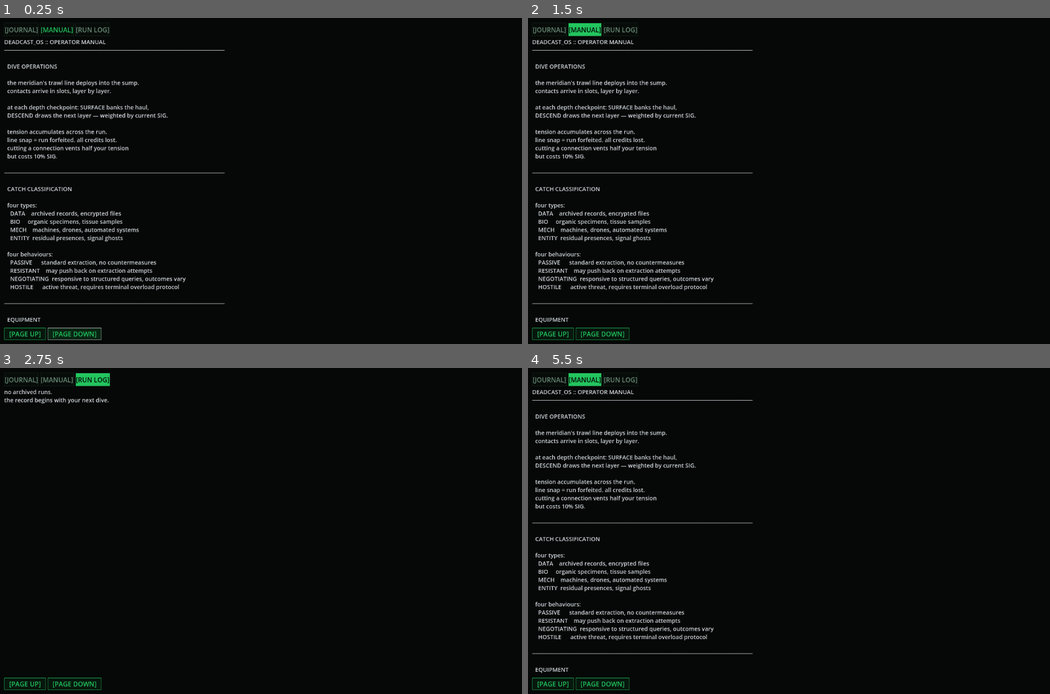
Above: before the commit, frames 1-4 (two rows, left to right).
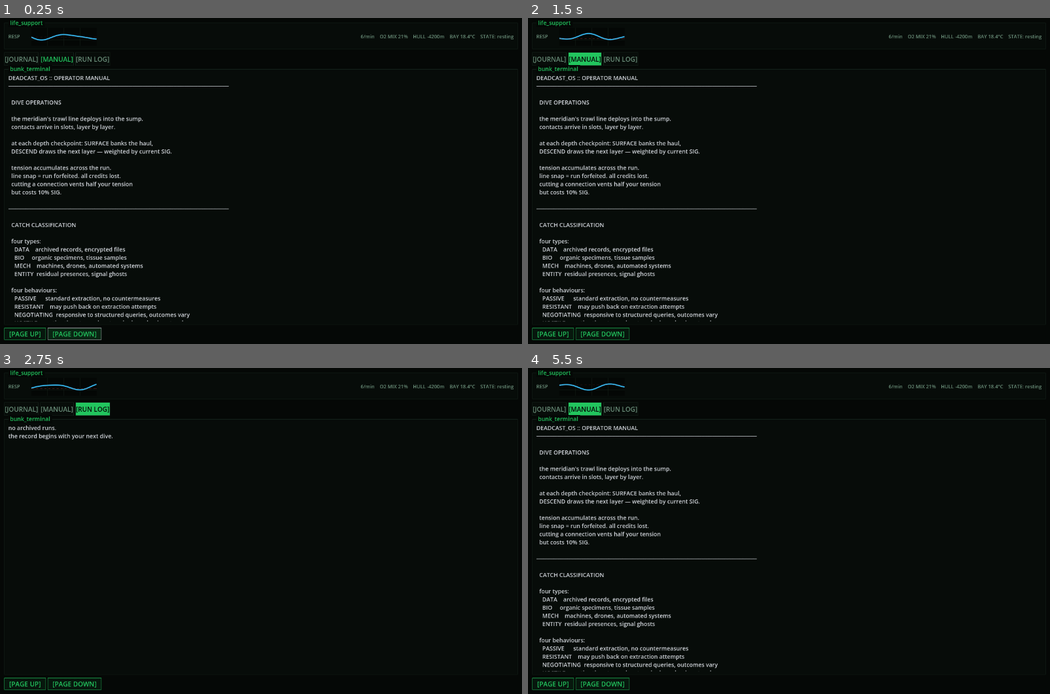
Above: after the commit, the same moments.

Repository: Teeohbee/deadcast
Game: Godot game, scene res://scenes/barge_hub/Bunk.tscn
Two runs of this game, one before a commit and one after it. Both use one fixed random seed, a clock stepped at 60 frames per second and the inputs below. This scene is started directly instead of the project's main scene.
Inputs:
- Up to frame 1 (0.25 s): no input
- Up to frame 2 (1.5 s): click "[JOURNAL]" at 0.5 s; click "[MANUAL]" at 1.25 s
- Up to frame 3 (2.75 s): click "[RUN LOG]" at 2 s
- Up to frame 4 (5.5 s): click "[PAGE UP]" at 2.75 s; click "[PAGE DOWN]" at 3.5 s; click "[JOURNAL]" at 4.25 s; click "[MANUAL]" at 5 s

The runs differ from the first frame. In frame 1, 7.9% of the frame differs, in the area x 0-100%, y 0-94%; in frame 2, 8.2%; in frame 3, 1.8%; in frame 4, 8.3%.

Commit message:
feat: frame Bunk reader and add life_support strip

Diff:
--- a/scenes/barge_hub/Bunk.gd
+++ b/scenes/barge_hub/Bunk.gd
@@ -3,8 +3,8 @@
 
 enum Mode { JOURNAL, MANUAL, LOG }
 
-@onready var content_label: RichTextLabel = $MarginContainer/VBoxContainer/ScrollContainer/JournalLabel
-@onready var scroll_container: ScrollContainer = $MarginContainer/VBoxContainer/ScrollContainer
+@onready var content_label: RichTextLabel = $MarginContainer/VBoxContainer/ReaderPanel/ScrollContainer/JournalLabel
+@onready var scroll_container: ScrollContainer = $MarginContainer/VBoxContainer/ReaderPanel/ScrollContainer
 @onready var page_up_btn: Button = $MarginContainer/VBoxContainer/PageButtons/PageUpButton
 @onready var page_down_btn: Button = $MarginContainer/VBoxContainer/PageButtons/PageDownButton
 @onready var journal_toggle: Button = $MarginContainer/VBoxContainer/ToggleRow/JournalToggle
--- a/scenes/barge_hub/Bunk.tscn
+++ b/scenes/barge_hub/Bunk.tscn
@@ -1,6 +1,8 @@
-[gd_scene load_steps=2 format=3]
+[gd_scene load_steps=4 format=3]
 
 [ext_resource type="Script" path="res://scenes/barge_hub/Bunk.gd" id="1_bunk"]
+[ext_resource type="Script" path="res://scenes/barge_hub/panels/terminal_panel.gd" id="2_tp"]
+[ext_resource type="PackedScene" path="res://scenes/barge_hub/panels/LifeSupportStrip.tscn" id="3_lss"]
 
 [node name="Bunk" type="Control"]
 script = ExtResource("1_bunk")
@@ -28,6 +30,9 @@
 theme_override_constants/margin_bottom = 12
 
 [node name="VBoxContainer" type="VBoxContainer" parent="MarginContainer"]
+theme_override_constants/separation = 8
+
+[node name="LifeSupportStrip" parent="MarginContainer/VBoxContainer" instance=ExtResource("3_lss")]
 
 [node name="ToggleRow" type="HBoxContainer" parent="MarginContainer/VBoxContainer"]
 
@@ -40,12 +45,16 @@
 [node name="RunLogToggle" type="Button" parent="MarginContainer/VBoxContainer/ToggleRow"]
 text = "[RUN LOG]"
 
-[node name="ScrollContainer" type="ScrollContainer" parent="MarginContainer/VBoxContainer"]
+[node name="ReaderPanel" type="PanelContainer" parent="MarginContainer/VBoxContainer"]
+script = ExtResource("2_tp")
 size_flags_vertical = 3
+title = "bunk_terminal"
+
+[node name="ScrollContainer" type="ScrollContainer" parent="MarginContainer/VBoxContainer/ReaderPanel"]
 horizontal_scroll_mode = 0
 vertical_scroll_mode = 3
 
-[node name="JournalLabel" type="RichTextLabel" parent="MarginContainer/VBoxContainer/ScrollContainer"]
+[node name="JournalLabel" type="RichTextLabel" parent="MarginContainer/VBoxContainer/ReaderPanel/ScrollContainer"]
 size_flags_horizontal = 3
 fit_content = true
 scroll_active = false
